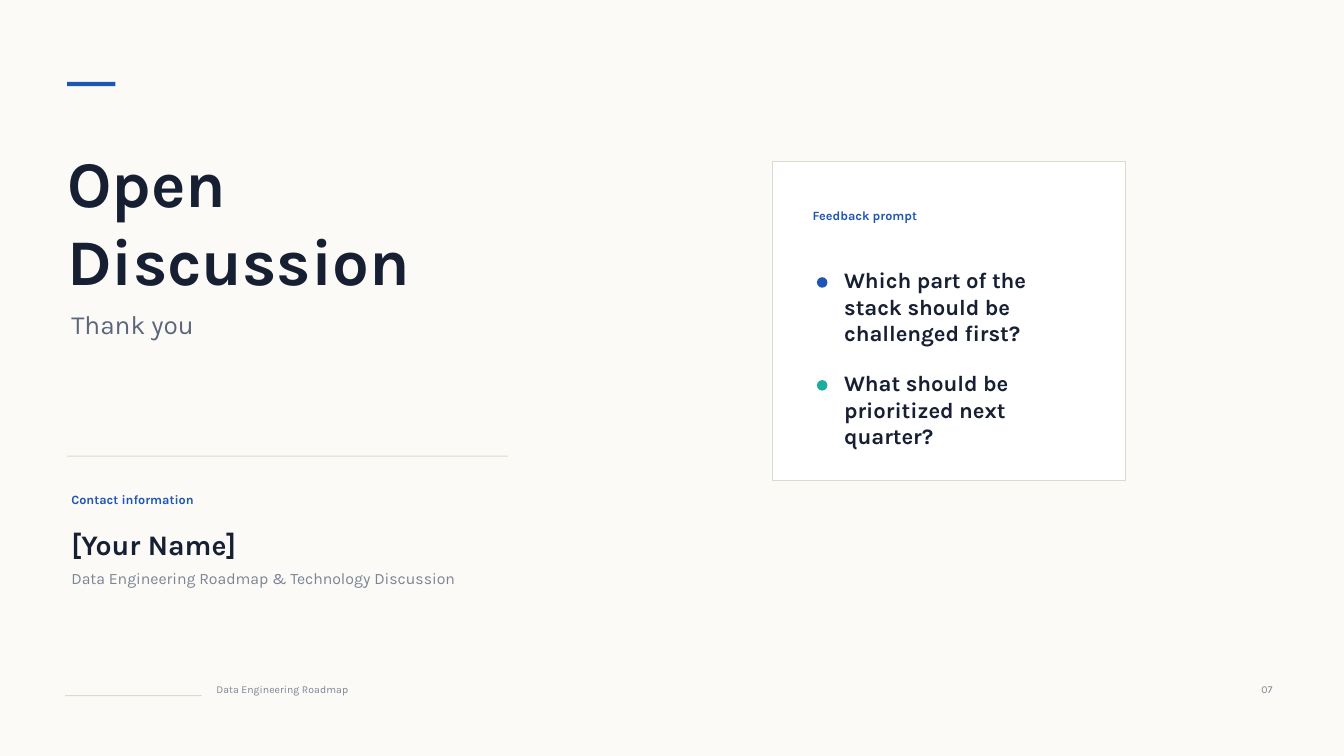
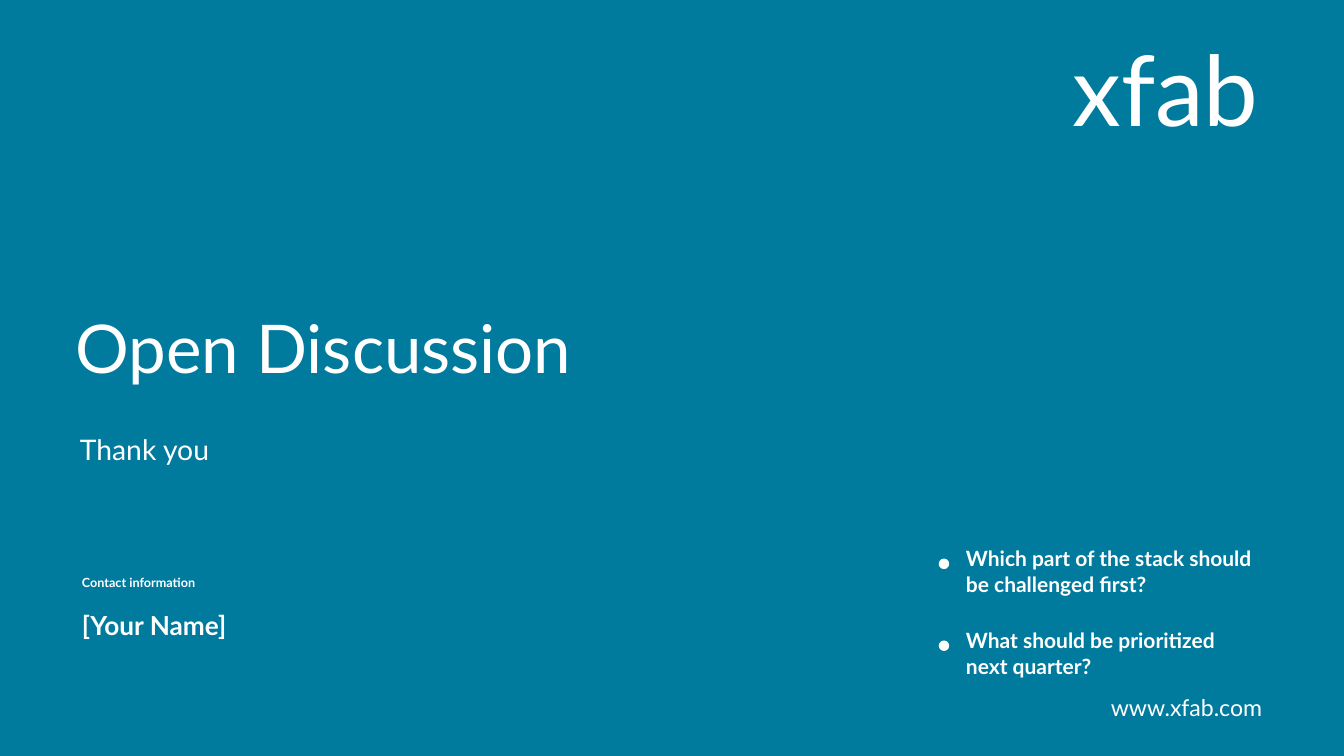
Before and after one commit to Galaboost/data, a slide deck: slide 7 of data.pptx. Drawn at 1344x756 pixels with LibreOffice and Linux fonts; fonts in the diff are those of the drawing. Boxes give left, top, right and bottom in pixels: in the first picture for what was removed or moved away, otherwise in the second. Text is boxed around its words. In the diff, an @@ line names an element or a change of style, - is before the commit and + after.

```diff
--- a/data.pptx
+++ b/data.pptx
@@ background #FBFAF7 to #FFFFFF @@
@@ rectangle added at <box>0,0,1344,756</box>, fill #007A9D @@
@@ text added at <box>1073,54,1259,127</box>, 69.8 pt, text #FFFFFF @@
+xfab
@@ rectangle removed at <box>68,82,116,86</box> @@
@@ rectangle removed at <box>773,161,1126,481</box> @@
@@ text removed at <box>813,211,917,223</box> @@
-Feedback prompt
@@ ellipse removed at <box>817,277,827,287</box> @@
@@ text "Open Discussion": place and size @@
-text "Open Discussion" at <box>67,164,410,286</box>
+text "Open Discussion" at <box>76,324,571,385</box>
@@ text "Open Discussion" at <box>76,324,571,385</box>: size 46.5 to 48 pt, font Karla to Lato, text colour #172033 to #FFFFFF, bold off @@
@@ ellipse removed at <box>817,380,827,390</box> @@
@@ text "Thank you": place and size @@
-text "Thank you" at <box>71,316,193,341</box>
+text "Thank you" at <box>80,439,209,465</box>
@@ text "Thank you" at <box>80,439,209,465</box>: size 18.8 to 20.2 pt, font Karla to Lato, text colour #5C667A to #FFFFFF @@
@@ rectangle removed at <box>68,456,509,457</box> @@
@@ ellipse added at <box>939,559,949,569</box>, fill #FFFFFF @@
@@ text "Which part of the stack ...": place and size @@
-text "Which part of the stack ..." at <box>844,272,1026,347</box>
+text "Which part of the stack ..." at <box>966,550,1251,596</box>
@@ text "Which part of the stack ..." at <box>966,550,1251,596</box>: size 15.8 to 15 pt, font Karla to Lato, text colour #172033 to #FFFFFF @@
@@ text removed at <box>71,573,455,588</box> @@
-Data Engineering Roadmap & Technology Discussion
@@ text "Contact information": place and size @@
-text "Contact information" at <box>71,495,194,504</box>
+text "Contact information" at <box>82,577,195,587</box>
@@ text "Contact information" at <box>82,577,195,587</box>: font Karla to Lato, text colour #2056B3 to #FFFFFF @@
@@ text "[Your Name]": place and size @@
-text "[Your Name]" at <box>71,532,236,559</box>
+text "[Your Name]" at <box>82,614,226,639</box>
@@ text "[Your Name]" at <box>82,614,226,639</box>: size 20.2 to 18.8 pt, font Karla to Lato, text colour #172033 to #FFFFFF @@
@@ text "What should be prioritized next ..." at <box>966,632,1214,678</box>: size 15.8 to 15 pt, font Karla to Lato, text colour #172033 to #FFFFFF @@
@@ text "What should be prioritized next ...": place and size @@
-text "What should be prioritized next ..." at <box>844,376,1008,450</box>
+text "What should be prioritized next ..." at <box>966,632,1214,678</box>
@@ ellipse added at <box>939,640,949,650</box>, fill #FFFFFF @@
@@ text removed at <box>216,686,348,696</box> @@
-Data Engineering Roadmap
@@ text removed at <box>1261,686,1272,693</box> @@
-07
@@ rectangle removed at <box>66,696,202,697</box> @@
@@ text added at <box>1111,699,1262,716</box>, 16.5 pt, text #FFFFFF @@
+www.xfab.com
```
Also in this commit, not shown: 5 other slides changed, 1 slide added, 1 slide removed.
